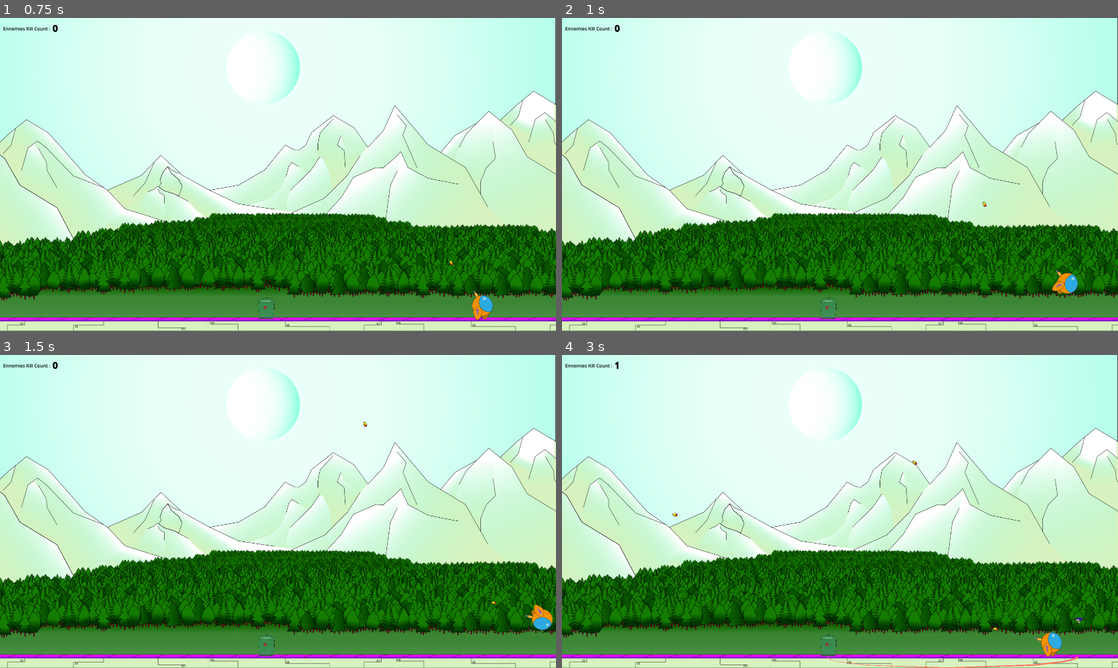
Above: before the commit, frames 1-4 (two rows, left to right).
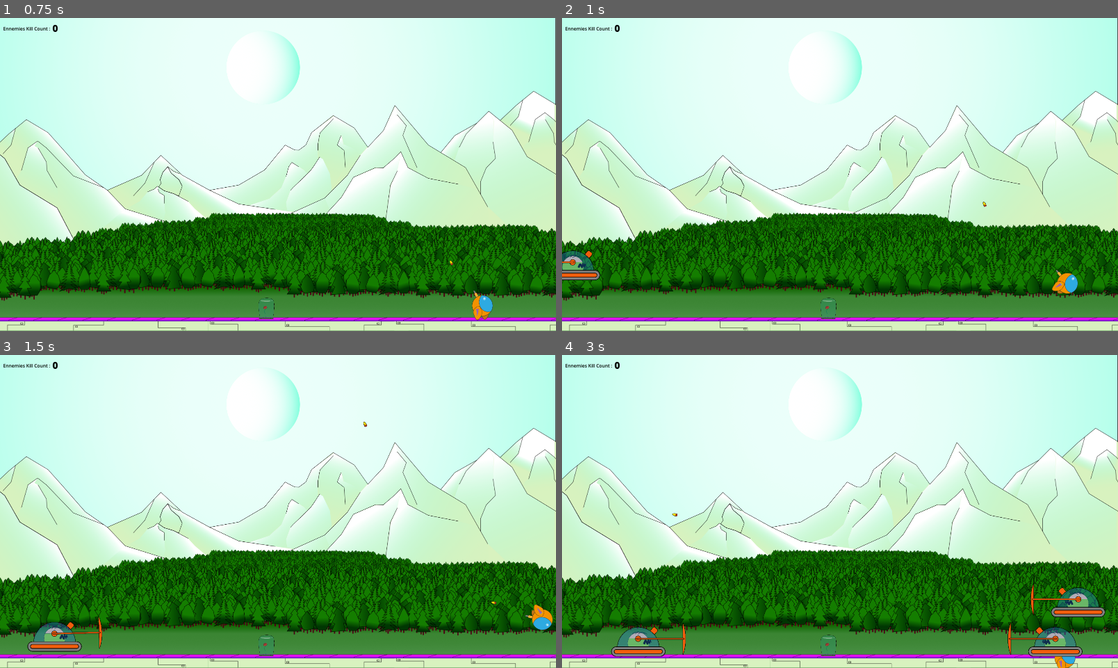
Above: after the commit, the same moments.

Repository: Jeremiejade/rose
Game: Godot game, scene res://scenes/Level/level.tscn
Same seed, same stepped clock (60 frames per second), same inputs: the game is played once before the commit and once after it. This scene is started directly instead of the project's main scene.
Inputs (mouse positions are in pixels of both pictures, inside the frame that each line leads up to):
- Up to frame 1 (0.75 s): move the mouse to (400, 158) at 0.52 s; hold D (move_right) from 0.53 s (still down); click (400, 158) at 0.6 s
- Up to frame 2 (1 s): keep holding D (move_right); tap Space (jump) at 0.77 s
- Up to frame 3 (1.5 s): keep holding D (move_right); move the mouse to (166, 527) at 1.27 s; click (166, 527) at 1.35 s
- Up to frame 4 (3 s): tap Space (jump) at 1.52 s; move the mouse to (895, 442) at 2.02 s; release D (move_right) at 2.03 s; hold A (move_left) 2.03-2.78 s; click (895, 442) at 2.1 s; move the mouse to (812, 574) at 2.77 s; hold D (move_right) from 2.78 s (still down); click (812, 574) at 2.85 s

Frame 1 is identical in both runs. In frame 2, 0.5% of the frame differs, in the area x 0-7%, y 74-84%; in frame 3, 0.8%; in frame 4, 2.7%, in the area x 8-98%, y 2-100%.

Commit message:
shield is destroyable

Diff:
--- a/project.godot
+++ b/project.godot
@@ -8,11 +8,15 @@
 
 config_version=5
 
+[animation]
+
+compatibility/default_parent_skeleton_in_mesh_instance_3d=true
+
 [application]
 
 config/name="rose"
 run/main_scene="res://scenes/Player/player.tscn"
-config/features=PackedStringArray("4.5", "Forward Plus")
+config/features=PackedStringArray("4.6", "Forward Plus")
 config/icon="res://icon.svg"
 
 [autoload]
--- a/scenes/Level/level.gd
+++ b/scenes/Level/level.gd
@@ -8,7 +8,7 @@
 var ennemyKillCount = 0;
 
 var LIMIT_SPAWN = {
-	"tank": 1,
+	"tank": 5,
 	"crs": 100
 }
 var SPAWN_ENEMIES_COUNT = {
@@ -27,7 +27,7 @@
 	SPAWN_ENEMIES_COUNT.crs += 1
 
 func addTank0(parent: Node2D):
-	if ennemyKillCount < 10: return
+	if ennemyKillCount < 0: return
 	if SPAWN_ENEMIES_COUNT.tank == LIMIT_SPAWN.tank and LIMIT_SPAWN.tank != -1: return
 	var tank = TANK_0.instantiate()
 	addEnnemy(parent, tank, 0.3)
--- a/scenes/Level/level.tscn
+++ b/scenes/Level/level.tscn
@@ -21,103 +21,103 @@
 [sub_resource type="RectangleShape2D" id="RectangleShape2D_vlvsn"]
 size = Vector2(36, 705)
 
-[node name="Level" type="Node2D"]
+[node name="Level" type="Node2D" unique_id=1343047910]
 script = ExtResource("1_65260")
 
-[node name="background" type="Node2D" parent="."]
+[node name="background" type="Node2D" parent="." unique_id=1184778236]
 position = Vector2(-573, 63)
 
-[node name="Ciel" type="Sprite2D" parent="background"]
+[node name="Ciel" type="Sprite2D" parent="background" unique_id=800850702]
 position = Vector2(611, -379)
 texture = ExtResource("2_tpu8t")
 
-[node name="Herbe2" type="Sprite2D" parent="background"]
+[node name="Herbe2" type="Sprite2D" parent="background" unique_id=1744526199]
 position = Vector2(1986, -60)
 texture = ExtResource("3_wk52d")
 
-[node name="Herbe" type="Sprite2D" parent="background"]
+[node name="Herbe" type="Sprite2D" parent="background" unique_id=493916701]
 position = Vector2(65, -60)
 texture = ExtResource("3_wk52d")
 
-[node name="Montagne" type="Sprite2D" parent="background"]
+[node name="Montagne" type="Sprite2D" parent="background" unique_id=179928623]
 position = Vector2(858, -577)
 texture = ExtResource("4_c6jvp")
 
-[node name="Arbre4" type="Sprite2D" parent="background"]
+[node name="Arbre4" type="Sprite2D" parent="background" unique_id=1972206804]
 position = Vector2(655, -407)
 texture = ExtResource("5_nlllx")
 
-[node name="Arbre3" type="Sprite2D" parent="background"]
+[node name="Arbre3" type="Sprite2D" parent="background" unique_id=468035030]
 position = Vector2(750, -368)
 texture = ExtResource("6_yobex")
 
-[node name="Arbre2" type="Sprite2D" parent="background"]
+[node name="Arbre2" type="Sprite2D" parent="background" unique_id=265601190]
 position = Vector2(614, -301)
 texture = ExtResource("7_thdbk")
 
-[node name="Arbre1" type="Sprite2D" parent="background"]
+[node name="Arbre1" type="Sprite2D" parent="background" unique_id=1803101873]
 position = Vector2(522, -223)
 texture = ExtResource("8_bbgoi")
 
-[node name="Ground" type="StaticBody2D" parent="."]
+[node name="Ground" type="StaticBody2D" parent="." unique_id=579849031]
 position = Vector2(-916, -640)
 collision_mask = 87
 
-[node name="CollisionShape2D" type="CollisionShape2D" parent="Ground"]
+[node name="CollisionShape2D" type="CollisionShape2D" parent="Ground" unique_id=879103080]
 position = Vector2(-4, 19)
 shape = SubResource("WorldBoundaryShape2D_b5p4l")
 
-[node name="Sol" type="Sprite2D" parent="Ground"]
+[node name="Sol" type="Sprite2D" parent="Ground" unique_id=35094425]
 position = Vector2(467, 656)
 texture = ExtResource("9_3oiv0")
 
-[node name="Sol2" type="Sprite2D" parent="Ground"]
+[node name="Sol2" type="Sprite2D" parent="Ground" unique_id=1229927952]
 position = Vector2(2341, 656)
 texture = ExtResource("9_3oiv0")
 
-[node name="rose" parent="." instance=ExtResource("4_v753x")]
+[node name="rose" parent="." unique_id=580838012 instance=ExtResource("4_v753x")]
 position = Vector2(0, -37)
 scale = Vector2(0.5, 0.5)
 collision_layer = 128
 collision_mask = 198
 
-[node name="NewPlayer" parent="." instance=ExtResource("3_ggv0q")]
+[node name="NewPlayer" parent="." unique_id=644700410 instance=ExtResource("3_ggv0q")]
 position = Vector2(686.0001, -82)
 scale = Vector2(0.6, 0.6)
 collision_mask = 7
 
-[node name="Camera2D" type="Camera2D" parent="NewPlayer"]
+[node name="Camera2D" type="Camera2D" parent="NewPlayer" unique_id=1770324307]
 limit_left = -1000
 limit_right = 1000
 limit_bottom = 40
 position_smoothing_enabled = true
 script = ExtResource("5_65260")
 
-[node name="Wall" type="StaticBody2D" parent="."]
+[node name="Wall" type="StaticBody2D" parent="." unique_id=1048609044]
 position = Vector2(-916, -640)
 collision_mask = 3
 physics_material_override = SubResource("PhysicsMaterial_676nv")
 
-[node name="CollisionShape2D" type="CollisionShape2D" parent="Wall"]
+[node name="CollisionShape2D" type="CollisionShape2D" parent="Wall" unique_id=1200419381]
 position = Vector2(-24, 334)
 shape = SubResource("RectangleShape2D_vlvsn")
 
-[node name="CollisionShape2D2" type="CollisionShape2D" parent="Wall"]
+[node name="CollisionShape2D2" type="CollisionShape2D" parent="Wall" unique_id=1623082799]
 position = Vector2(1933, 337)
 shape = SubResource("RectangleShape2D_vlvsn")
 
-[node name="SpawnerLeft" type="Node2D" parent="."]
+[node name="SpawnerLeft" type="Node2D" parent="." unique_id=1963723707]
 position = Vector2(-883, -136)
 
-[node name="SpawneryRight" type="Node2D" parent="."]
+[node name="SpawneryRight" type="Node2D" parent="." unique_id=747254746]
 position = Vector2(863, -136)
 
-[node name="SpawnerTimer" type="Timer" parent="."]
+[node name="SpawnerTimer" type="Timer" parent="." unique_id=1069759113]
 autostart = true
 
-[node name="CanvasLayer" type="CanvasLayer" parent="."]
+[node name="CanvasLayer" type="CanvasLayer" parent="." unique_id=1434822072]
 
-[node name="SkillCountText" type="RichTextLabel" parent="CanvasLayer"]
+[node name="SkillCountText" type="RichTextLabel" parent="CanvasLayer" unique_id=242955851]
 offset_left = 11.0
 offset_top = 25.0
 offset_right = 363.0
@@ -126,7 +126,7 @@
 text = "[color=black]Ennemies Kill Count :[/color]"
 scroll_active = false
 
-[node name="SkillCountText2" type="RichTextLabel" parent="CanvasLayer"]
+[node name="SkillCountText2" type="RichTextLabel" parent="CanvasLayer" unique_id=960001915]
 offset_left = 181.0
 offset_top = 15.0
 offset_right = 489.0
--- a/scenes/enemies/tank_0.gd
+++ b/scenes/enemies/tank_0.gd
@@ -3,6 +3,7 @@
 var SPEED := 50
 
 @export var health := 30
+@export var shieldHealth := 150
 @export var direction := -1
 @export var reloadingTime := 3
 
@@ -21,6 +22,8 @@
 func _physics_process(delta: float) -> void:
 	if health <= 0:
 		state = "dead"
+	elif shieldHealth == 0:
+		shieldHealth -= 1
 
 	if state != "dead" :
 		if not is_on_floor():
@@ -33,7 +36,8 @@
 			shoot()
 	handleAnimation()
 	canAttack()
-	handlePositionShield()
+	if shieldHealth > 0:
+		handlePositionShield()
 	move_and_slide()
 
 func handlePositionShield():
@@ -69,15 +73,32 @@
 		state = 'attack'
 
 func take_damage(attack):
-	health -= attack.damage
-	on_taking_shoot.emit()
-	modulateColorSprite(Color(1, 0, 0.1, 0.3))
-	await get_tree().create_timer(0.05).timeout
-	modulateColorSprite(Color.WHITE)
+	print('c moi',attack.hurt_box_name)
+	if attack.hurt_box_name == "Shield":
+		shieldHealth -= attack.damage
+		modulateColorSprite(Color(1, 0, 0.1, 0.3), 'shield')
+		await get_tree().create_timer(0.05).timeout
+		modulateColorSprite(Color.WHITE, 'shield')
+		if shieldHealth <= 0:
+			$Tank0Shield.queue_free()
+	else :
+		health -= attack.damage
+		on_taking_shoot.emit()
+		var target = 'all'
+		if(shieldHealth <= 0):
+			target = 'tank'
+		modulateColorSprite(Color(1, 0, 0.1, 0.3), target)
+		await get_tree().create_timer(0.05).timeout
+		modulateColorSprite(Color.WHITE, target)
 
-func modulateColorSprite(c:Color):
-	$Body/Tank0Body.modulate = c
-	$Tank0Shield.modulate =  c
+func modulateColorSprite(c:Color, target = 'all'):
+	if target == 'all' :
+		$Body/Tank0Body.modulate = c
+		$Tank0Shield.modulate =  c
+	if target == 'tank' :
+		$Body/Tank0Body.modulate =  c
+	if target == 'shield' :
+		$Tank0Shield.modulate =  c
 
 func _on_animated_sprite_2d_animation_finished() -> void:
 	on_death.emit(self.global_position, self)
--- a/scenes/enemies/tank_0.tscn
+++ b/scenes/enemies/tank_0.tscn
@@ -1,9 +1,8 @@
-[gd_scene load_steps=16 format=3 uid="uid://1j77j3miomd2"]
+[gd_scene format=3 uid="uid://1j77j3miomd2"]
 
 [ext_resource type="Texture2D" uid="uid://cugrse80t6n4l" path="res://assets/enemie/tank_0/tank_0_body.png" id="1_fn0ak"]
 [ext_resource type="Script" uid="uid://ra7lrmm3hnof" path="res://scenes/enemies/tank_0.gd" id="1_o2tsw"]
 [ext_resource type="Texture2D" uid="uid://gt56tye1lpco" path="res://assets/enemie/tank_0/tank_0_shield.png" id="2_o2tsw"]
-[ext_resource type="Script" uid="uid://b3yiuwqux8rc3" path="res://scenes/shield.gd" id="4_0qsaa"]
 [ext_resource type="Script" uid="uid://bcn3h40a6b2o5" path="res://scenes/z_hurt_box.gd" id="6_3atxl"]
 [ext_resource type="Texture2D" uid="uid://c013f0k33hny4" path="res://assets/bullets/bullet_dust_0.png" id="7_c0sks"]
 [ext_resource type="Texture2D" uid="uid://dvru2t63w82uw" path="res://assets/bullets/bullet_dust_1.png" id="8_0bplb"]
@@ -12,7 +11,7 @@
 [ext_resource type="Texture2D" uid="uid://cfxss24q1vl4p" path="res://assets/bullets/bullet_dust_4.png" id="11_n76cu"]
 
 [sub_resource type="CapsuleShape2D" id="CapsuleShape2D_f6lk2"]
-radius = 64.0
+radius = 79.0
 height = 364.0
 
 [sub_resource type="ConvexPolygonShape2D" id="ConvexPolygonShape2D_ej3ya"]
@@ -48,60 +47,63 @@
 "speed": 20.0
 }]
 
-[node name="Tank0" type="CharacterBody2D"]
+[node name="Tank0" type="CharacterBody2D" unique_id=1412126393]
 collision_layer = 4
 collision_mask = 129
 script = ExtResource("1_o2tsw")
 metadata/_edit_horizontal_guides_ = [-337.0, -113.0, -203.0]
 
-[node name="Body" type="Node2D" parent="."]
+[node name="Body" type="Node2D" parent="." unique_id=1930275275]
 
-[node name="Tank0Body" type="Sprite2D" parent="Body"]
+[node name="Tank0Body" type="Sprite2D" parent="Body" unique_id=849829164]
 position = Vector2(-2, -168)
 scale = Vector2(0.5, 0.5)
 texture = ExtResource("1_fn0ak")
 
-[node name="canon_origin" type="Node2D" parent="Body"]
+[node name="canon_origin" type="Node2D" parent="Body" unique_id=1788738417]
 position = Vector2(-213, -323)
 
-[node name="Tank0Shield" type="Sprite2D" parent="."]
+[node name="Tank0Shield" type="Sprite2D" parent="." unique_id=1087941799]
 position = Vector2(0, -203)
 scale = Vector2(0.5, 0.5)
 texture = ExtResource("2_o2tsw")
 offset = Vector2(-516, 0)
 
-[node name="ShieldHurtBox" type="Area2D" parent="Tank0Shield"]
+[node name="center" type="Node2D" parent="Tank0Shield" unique_id=1955166476]
+
+[node name="ShieldZHurtBox" type="Area2D" parent="Tank0Shield" unique_id=115685849]
 collision_layer = 32
 collision_mask = 16
-script = ExtResource("4_0qsaa")
+script = ExtResource("6_3atxl")
+hurt_box_name = "Shield"
+metadata/_custom_type_script = "uid://bcn3h40a6b2o5"
 
-[node name="CollisionShape2D" type="CollisionShape2D" parent="Tank0Shield/ShieldHurtBox"]
+[node name="CollisionShape2D" type="CollisionShape2D" parent="Tank0Shield/ShieldZHurtBox" unique_id=531743768]
 position = Vector2(-988, -6)
 scale = Vector2(2, 2)
 shape = SubResource("CapsuleShape2D_f6lk2")
 
-[node name="center" type="Node2D" parent="Tank0Shield"]
-
-[node name="CollisionShape2D2" type="CollisionShape2D" parent="."]
+[node name="CollisionShape2D2" type="CollisionShape2D" parent="." unique_id=2072279923]
 scale = Vector2(6.4026423, 0.81166637)
 shape = SubResource("ConvexPolygonShape2D_ej3ya")
 
-[node name="CollisionShape2D" type="CollisionShape2D" parent="."]
+[node name="CollisionShape2D" type="CollisionShape2D" parent="." unique_id=1604234378]
 position = Vector2(0, -59.5)
 shape = SubResource("RectangleShape2D_0qsaa")
 
-[node name="ZHurtBox" type="Area2D" parent="."]
+[node name="ZHurtBox" type="Area2D" parent="." unique_id=1947258394]
 collision_layer = 32
 collision_mask = 16
 script = ExtResource("6_3atxl")
+hurt_box_name = "Body"
 metadata/_custom_type_script = "uid://bcn3h40a6b2o5"
 
-[node name="CollisionShape2D" type="CollisionShape2D" parent="ZHurtBox"]
+[node name="CollisionShape2D" type="CollisionShape2D" parent="ZHurtBox" unique_id=1389628292]
 position = Vector2(6, -179)
 rotation = 1.5707964
 shape = SubResource("CapsuleShape2D_8i3du")
 
-[node name="AnimatedSprite2D" type="AnimatedSprite2D" parent="."]
+[node name="AnimatedSprite2D" type="AnimatedSprite2D" parent="." unique_id=1971636401]
 visible = false
 position = Vector2(-29, -150)
 scale = Vector2(28.863636, 28.863636)
--- a/scenes/z_hurt_box.gd
+++ b/scenes/z_hurt_box.gd
@@ -1,6 +1,7 @@
 class_name ZHurtBox extends Area2D
 
 @export var material_type = "no_name"
+@export var hurt_box_name = "no_name"
 
 func _ready() -> void:
 	area_entered.connect(_on_area_entered)
@@ -9,6 +10,7 @@
 func _on_area_entered(hit_box: Area2D) -> void:
 	if hit_box == null: pass
 	if !(hit_box is ZHitBox): return
+	print('toucher', hit_box.origin)
 	if owner.has_method("take_damage"):
 		owner.take_damage({
 			"damage": hit_box.damage,
@@ -16,7 +18,8 @@
 			"rotation": hit_box.global_rotation,
 			"position": hit_box.global_position,
 			"type": hit_box.type,
-			"origin": hit_box.origin
+			"origin": hit_box.origin,
+			"hurt_box_name": hurt_box_name
 		})
 	if hit_box.owner and hit_box.owner.has_method("on_making_damage"):
 		hit_box.owner.on_making_damage({
Not shown, changed: assets/bullets/bullet.png.import
Not shown, changed: assets/bullets/bullet_dust.png.import
Not shown, changed: assets/bullets/bullet_dust_0.png.import
Not shown, changed: assets/bullets/bullet_dust_1.png.import
Not shown, changed: assets/bullets/bullet_dust_2.png.import
Not shown, changed: assets/bullets/bullet_dust_3.png.import
Not shown, changed: assets/bullets/bullet_dust_4.png.import
Not shown, changed: assets/bullets/scope.png.import
Not shown, changed: assets/enemie/crs_back_arm.png.import
Not shown, changed: assets/enemie/crs_back_leg.png.import
Not shown, changed: assets/enemie/crs_body.png.import
Not shown, changed: assets/enemie/crs_front_arm.png.import
(and 78 more such lines)
